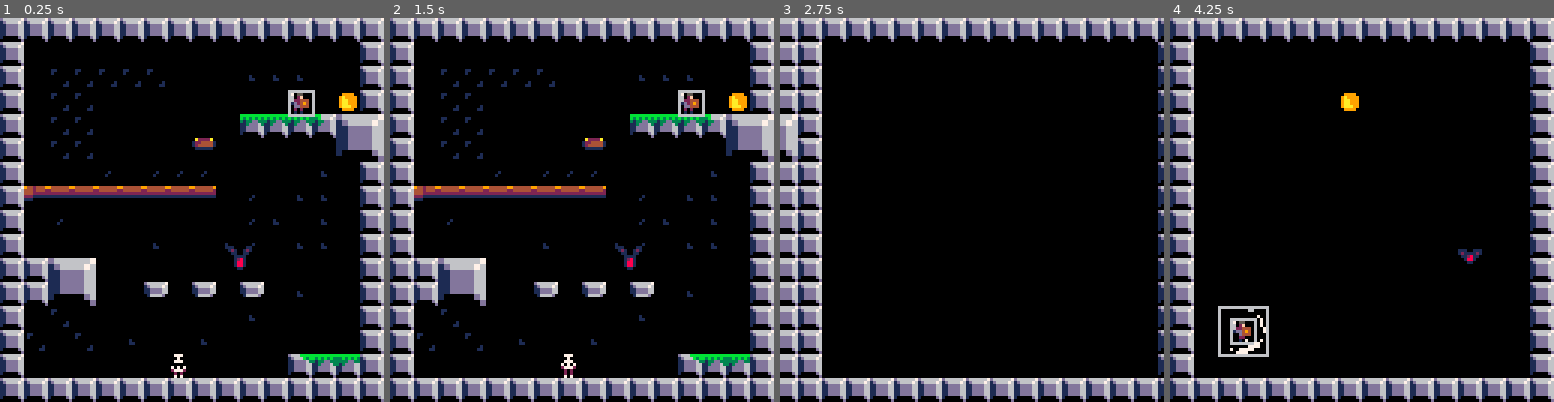
Above: before the commit, frames 1-4 (left to right).
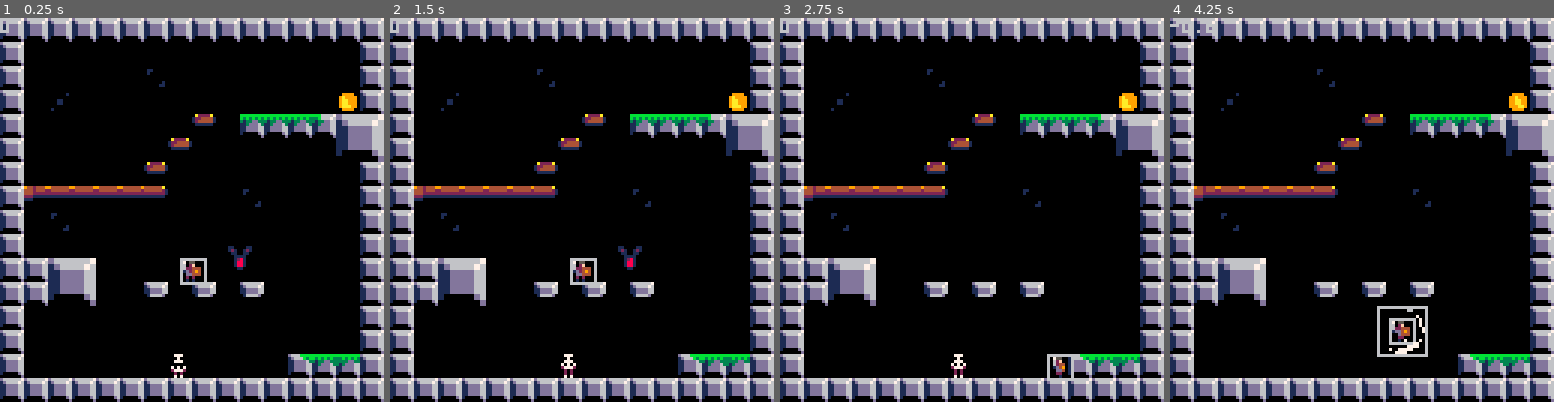
Above: after the commit, the same moments.

Repository: Levrault/pico8-sieur-lacassagne-dungeon
Game: PICO-8 cartridge sieur-lacassagne-dungeon.p8
Two runs of this game, one before a commit and one after it. Both use one fixed random seed, a clock stepped at 60 frames per second and the inputs below.
Inputs:
- Up to frame 1 (0.25 s): no input
- Up to frame 2 (1.5 s): tap X (X key) at 0.33, 1.07 s; tap O (Z key) at 0.7 s
- Up to frame 3 (2.75 s): hold Right 1.6-2.1 s; tap O (Z key) at 1.7, 2.1, 2.5 s; tap X (X key) at 1.85 s; hold Right from 2.47 s (still down)
- Up to frame 4 (4.25 s): tap O (Z key) every 0.4 s from 2.9 to 4.1 s; tap X (X key) at 2.97, 4.08 s; release Right at 3.03 s; hold Left 3.08-3.58 s; hold Right from 4.02 s (still down)

The runs differ from the first frame. In frame 1, 2.8% of the frame differs, in the area x 0-86%, y 0-87%; in frame 2, 2.8%; in frame 3, 26%, in the area x 0-100%, y 0-100%; in frame 4, 10%.

Commit message:
fix(collision): better one way platform management

Diff:
--- a/sieur-lacassagne-dungeon.p8
+++ b/sieur-lacassagne-dungeon.p8
@@ -70,7 +70,7 @@
 			self.coin=make_coin(116,28)
 
 			--player must created last
-			self.player=make_player(100,28)
+			self.player=make_player(64,70)
 
 		elseif level==1 then
 			self.d_cam_x=128
@@ -139,6 +139,8 @@
 			enemy:draw()
 		end
 
+		print(self.player.dy)
+
 		if not self.player.is_alive then
 			print("death")
 		end
@@ -206,8 +208,12 @@
 		local landed=false
 
 		for i=-(self.w/3),(self.w/3),2 do
+			printh(i)
 			local tile=mget((self.x+i)/8,(self.y+(self.h/2))/8)
-			if fget(tile,0) or (fget(tile,1) and self.dy>=0) then
+			local ty = flr(self.y+(self.h/2))%8
+
+			--if the sup sprite has flag 0
+			if fget(tile,0) or (fget(tile,1) and self.dy>=0 and ty<=1) then
 				self.dy=0
 				self.y=(flr((self.y+(self.h/2))/8)*8)-(self.h/2)
 				self.grounded=true
@@ -901,19 +907,19 @@
 0000000000dd444000ddd000000d4440000dd400000dd400000dd40000ddd00000dd444000dd444000ddd40000ddd40006dd444005f444000000000000000000
 00000000002020000020200000022000000220000002200000022000002020000020200000202000002020000020200060202000022666700000000000000000
 0000000000101000001010000001000000001000000100000000100000100000000010000010100000101000001010000010100022ddd2210000000000000000
-d6666667d666bbbbbbbbbbbbbbbbbbbbbbb66667d66666670006700066ddd5550000000000000000000000000a2222a094424449944444499444444994442449
-1d6666761d666b3bb3b3b3b333b3b3b333b666761d666676000670007666dd550110000000000000000000001224444144424442244444422444444224442444
-11dddd6611dddd633133dd333333dd333133dd6611dddd660056600007666d500100000000000000000000001244444144422222222222222222222222222444
-11dddd6611dddd66113ddd63313ddd66113ddd6611dddd660056670007666d500000000000010000000010000111111022211111111111111111111111111222
-11dddd6611dddd6611dddd6611dddd6611dddd66016666d005d66670007665000000000000011000000100000000000011100000000000000000000000000111
-11dddd6611dddd6611dddd6611dddd6611dddd660000000005d66670000665000000001000000000000000000000000000000000000000000000000000000000
-100000d6100000d6100000d6100000d6100000d60000000055dd6667000760000000011000000000000000000000000000000000000000000000000000000000
-0000000d0000000d0000000d0000000d0000000d00000000555ddd66000760000000000000000000000000000000000000000000000000000000000000000000
-00000000777000000000000000000000dd6666666666667700000000000000000000000000000000000000000000000000000000000000000000000000000000
-00000066666600000000000000660000dd6666666666667700000000000000000000000000000000000000000000000000000000000000000000000000000000
-0000000066666700000000000000000011dd66666666776600000000000000000000000000000000000000000000000000000000000000000000000000000000
-0000000066666700000000000000070011dd66666666776600000000000000000000000000000000000000000000000000000000000000000000000000000000
-000000000666677000000000000000701111dddddddd666600000000000000000000000000000000000000000000000000000000000000000000000000000000
+d6666667d666bbbbbbbbbbbbbbbbbbbbbbb66667d66666670006700066ddd5555500000000000055000000000000000000000000000000000000000000000000
+1d6666761d666b3bb3b3b3b333b3b3b333b666761d666676000670007666dd555555000000005555011000000000001000000000000000000000000000000000
+11dddd6611dddd633133dd333333dd333133dd6611dddd660056600007666d505ddd55000055ddd5010000000000000000000000000000000000000000000000
+11dddd6611dddd66113ddd63313ddd66113ddd6611dddd660056670007666d50dd666666666666dd000000000001100000001000000000000000000000000000
+11dddd6611dddd6611dddd6611dddd6611dddd66016666d005d6667000766500d66666777766666d000000000001100000010000000000000000000000000000
+11dddd6611dddd6611dddd6611dddd6611dddd660000000005d6667000066500d66670000007666d000000100000000000000000000000000000000000000000
+100000d6100000d6100000d6100000d6100000d60000000055dd6667000760006677000000007766000001100100000000000000000000000000000000000000
+0000000d0000000d0000000d0000000d0000000d00000000555ddd66000760006700000000000076000000000000000000000000000000000000000000000000
+00000000777000000000000000000000dd666666666666770a2222a09442444994442449944444490a444444444444a000000000000000000000000000000000
+00000066666600000000000000660000dd6666666666667712244441444244422444244424444442124444444444442100000000000000000000000000000000
+0000000066666700000000000000000011dd66666666776612444441444222222222244422222222122222222222222100000000000000000000000000000000
+0000000066666700000000000000070011dd66666666776601111110222111111111122211111111011111111111111000000000000000000000000000000000
+000000000666677000000000000000701111dddddddd666600000000111000000000011100000000000000000000000000000000000000000000000000000000
 007000000000077000000000000000701111dddddddd666600000000000000000000000000000000000000000000000000000000000000000000000000000000
 007700000000077000000000000000701111dddddddd666600000000000000000000000000000000000000000000000000000000000000000000000000000000
 007000000000077700000000000000071111dddddddd666600000000000000000000000000000000000000000000000000000000000000000000000000000000
@@ -965,22 +971,22 @@
 09999a900999aa9009aaa9900aaaaaa0000000000000000000000000000000000000000000000000000000000000000000000000000000000000000000000000
 00999900009999000099990000aaaa00000000000000000000000000000000000000000000000000000000000000000000000000000000000000000000000000
 __gff__
-0008080808080808080808080808000001010101010104040000000202020202000000000101000000000000000000000000000001010000000000000000000010101010100000000000000000000000101010101000000000000000000000001010101000000000000000000000000010101000000000000000000000000000
+0008080808080808080808080808000001010101010104040000000202020202000000000101020202020202000000000000000001010000000000000000000010101010100000000000000000000000101010101000000000000000000000001010101000000000000000000000000010101000000000000000000000000000
 2020202000000000000000000000000000000000000000000000000000000000000000000000000000000000000000000000000000000000000000000000000000000000000000000000000000000000000000000000000000000000000000000000000000000000000000000000000000000000000000000000000000000000
 __map__
 1010101010101010101010101010101010101010101010101010101010101010000000000000000000000000000000000000000000000000000000000000000000000000000000000000000000000000000000000000000000000000000000000000000000000000000000000000000000000000000000000000000000000000
 1000000000000000000000000000001010000000000000000000000000000010000000000000000000000000000000000000000000000000000000000000000000000000000000000000000000000000000000000000000000000000000000000000000000000000000000000000000000000000000000000000000000000000
-1000181818181800000019191900001010000000000000000000000000000010000000000000000000000000000000000000000000000000000000000000000000000000000000000000000000000000000000000000000000000000000000000000000000000000000000000000000000000000000000000000000000000000
-1000181800000000000000001900001010000000000000000000000000000010000000000000000000000000000000000000000000000000000000000000000000000000000000000000000000000000000000000000000000000000000000000000000000000000000000000000000000000000000000000000000000000000
-1000181800000000000012121214242510000000000000000000000000000010000000000000000000000000000000000000000000000000000000000000000000000000000000000000000000000000000000000000000000000000000000000000000000000000000000000000000000000000000000000000000000000000
-10001818000000001b0000000000343510000000000000000000000000000010000000000000000000000000000000000000000000000000000000000000000000000000000000000000000000000000000000000000000000000000000000000000000000000000000000000000000000000000000000000000000000000000
-100000001a001a1a1a0000000019001010000000000000000000000000000010000000000000000000000000000000000000000000000000000000000000000000000000000000000000000000000000000000000000000000000000000000000000000000000000000000000000000000000000000000000000000000000000
-101c1d1d1d1d1d1d1e001a001919001010000000000000000000000000000010000000000000000000000000000000000000000000000000000000000000000000000000000000000000000000000000000000000000000000000000000000000000000000000000000000000000000000000000000000000000000000000000
-10001a000000000000001a190019001010000000000000000000000000000010000000000000000000000000000000000000000000000000000000000000000000000000000000000000000000000000000000000000000000000000000000000000000000000000000000000000000000000000000000000000000000000000
-100000000000190000191a001919001010000000000000000000000000000010000000000000000000000000000000000000000000000000000000000000000000000000000000000000000000000000000000000000000000000000000000000000000000000000000000000000000000000000000000000000000000000000
+1000000000001a00000000000000001010000000000000000000000000000010000000000000000000000000000000000000000000000000000000000000000000000000000000000000000000000000000000000000000000000000000000000000000000000000000000000000000000000000000000000000000000000000
+10001b0000000000000000000000001010000000000000000000000000000010000000000000000000000000000000000000000000000000000000000000000000000000000000000000000000000000000000000000000000000000000000000000000000000000000000000000000000000000000000000000000000000000
+1000000000000000260012121214242510000000000000000000000000000010000000000000000000000000000000000000000000000000000000000000000000000000000000000000000000000000000000000000000000000000000000000000000000000000000000000000000000000000000000000000000000000000
+1000000000000026000000000000343510000000000000000000000000000010000000000000000000000000000000000000000000000000000000000000000000000000000000000000000000000000000000000000000000000000000000000000000000000000000000000000000000000000000000000000000000000000
+1000000000002600000000000000001010000000000000000000000000000010000000000000000000000000000000000000000000000000000000000000000000000000000000000000000000000000000000000000000000000000000000000000000000000000000000000000000000000000000000000000000000000000
+1027292929292b0000001a000000001010000000000000000000000000000010000000000000000000000000000000000000000000000000000000000000000000000000000000000000000000000000000000000000000000000000000000000000000000000000000000000000000000000000000000000000000000000000
+10001a0000000000000000000000001010000000000000000000000000000010000000000000000000000000000000000000000000000000000000000000000000000000000000000000000000000000000000000000000000000000000000000000000000000000000000000000000000000000000000000000000000000000
+1000000000000000000000000000001010000000000000000000000000000010000000000000000000000000000000000000000000000000000000000000000000000000000000000000000000000000000000000000000000000000000000000000000000000000000000000000000000000000000000000000000000000000
 1010242500000000000000000000001010000000000000000000000000000010000000000000000000000000000000000000000000000000000000000000000000000000000000000000000000000000000000000000000000000000000000000000000000000000000000000000000000000000000000000000000000000000
-1010343500001500150015001900001010000000000000000000000000000010000000000000000000000000000000000000000000000000000000000000000000000000000000000000000000000000000000000000000000000000000000000000000000000000000000000000000000000000000000000000000000000000
-1000180000000000000019000000001010000000000000000000000000000010000000000000000000000000000000000000000000000000000000000000000000000000000000000000000000000000000000000000000000000000000000000000000000000000000000000000000000000000000000000000000000000000
-1018001800190000190000000000001010000000000000000000000000000010000000000000000000000000000000000000000000000000000000000000000000000000000000000000000000000000000000000000000000000000000000000000000000000000000000000000000000000000000000000000000000000000
+1010343500001500150015000000001010000000000000000000000000000010000000000000000000000000000000000000000000000000000000000000000000000000000000000000000000000000000000000000000000000000000000000000000000000000000000000000000000000000000000000000000000000000
+1000000000000000000000000000001010000000000000000000000000000010000000000000000000000000000000000000000000000000000000000000000000000000000000000000000000000000000000000000000000000000000000000000000000000000000000000000000000000000000000000000000000000000
+1000000000000000000000000000001010000000000000000000000000000010000000000000000000000000000000000000000000000000000000000000000000000000000000000000000000000000000000000000000000000000000000000000000000000000000000000000000000000000000000000000000000000000
 1000000000000000000000001112131010000000000000000000000000000010000000000000000000000000000000000000000000000000000000000000000000000000000000000000000000000000000000000000000000000000000000000000000000000000000000000000000000000000000000000000000000000000
 1010101010101010101010101010101010101010101010101010101010101010000000000000000000000000000000000000000000000000000000000000000000000000000000000000000000000000000000000000000000000000000000000000000000000000000000000000000000000000000000000000000000000000
Not shown, changed: assets/sprite_sheet.aseprite
Not shown, changed: assets/sprite_sheet.png
